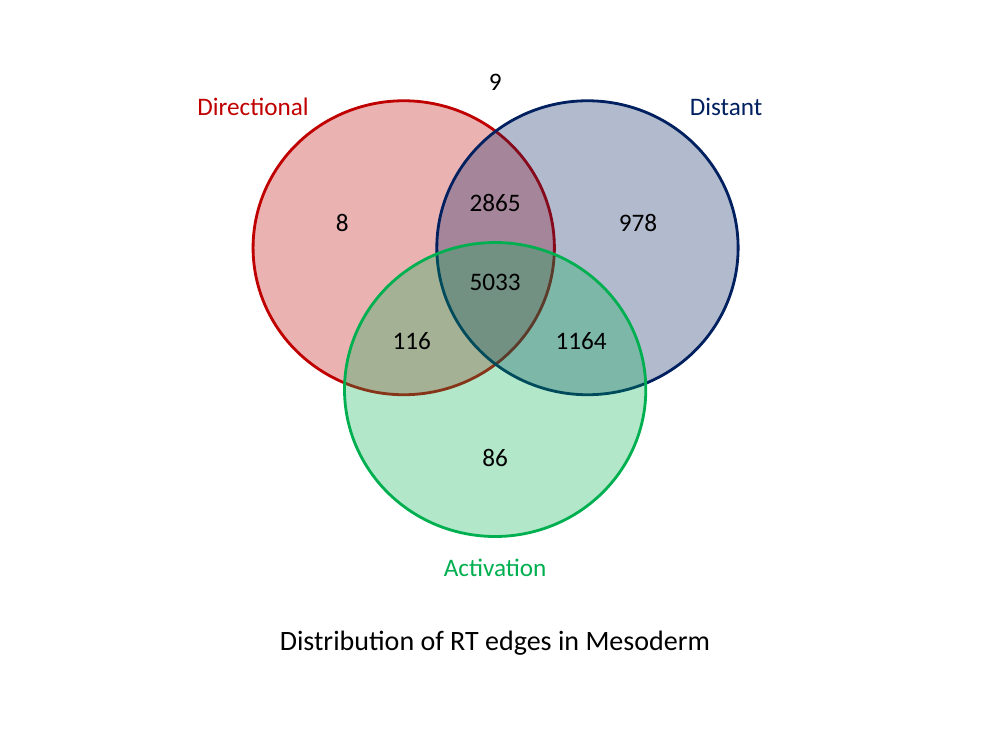
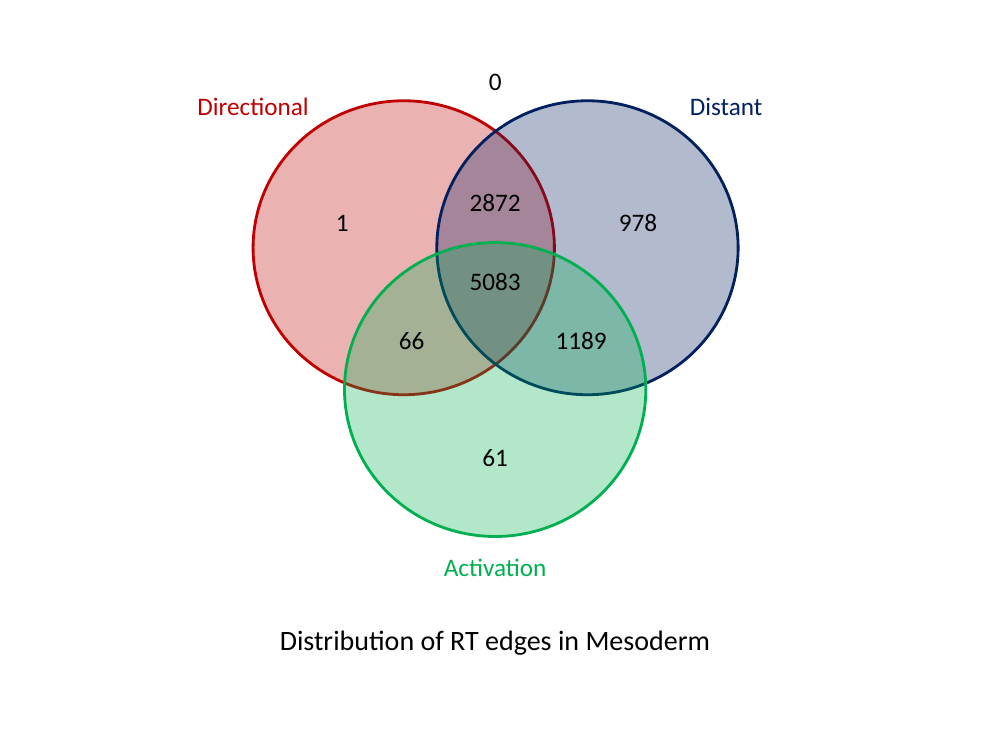
Before and after one commit to haitham/ENCODE_2.0, a slide deck: slide 1 of RTRN/neph_genes/mesoderm/venn.pptx. Drawn at 1008x756 pixels with LibreOffice and Linux fonts; fonts in the diff are those of the drawing. Boxes give left, top, right and bottom in pixels: in the first picture for what was removed or moved away, otherwise in the second. Text is boxed around its words. In the diff, an @@ line names an element or a change of style, - is before the commit and + after.

```diff
--- a/RTRN/neph_genes/mesoderm/venn.pptx
+++ b/RTRN/neph_genes/mesoderm/venn.pptx
@@ text at (489,73,502,90): text changed @@
-9
+0
@@ text at (470,194,521,211): text changed @@
-2865
+2872
@@ text at (336,214,349,231): text changed @@
-8
+1
@@ text at (470,273,521,290): text changed @@
-5033
+5083
@@ text at (399,332,425,349): text changed @@
-116
+66
@@ text at (556,332,607,349): text changed @@
-1164
+1189
@@ text at (482,449,508,466): text changed @@
-86
+61
```
Also in this commit, not shown: 16 other files.
